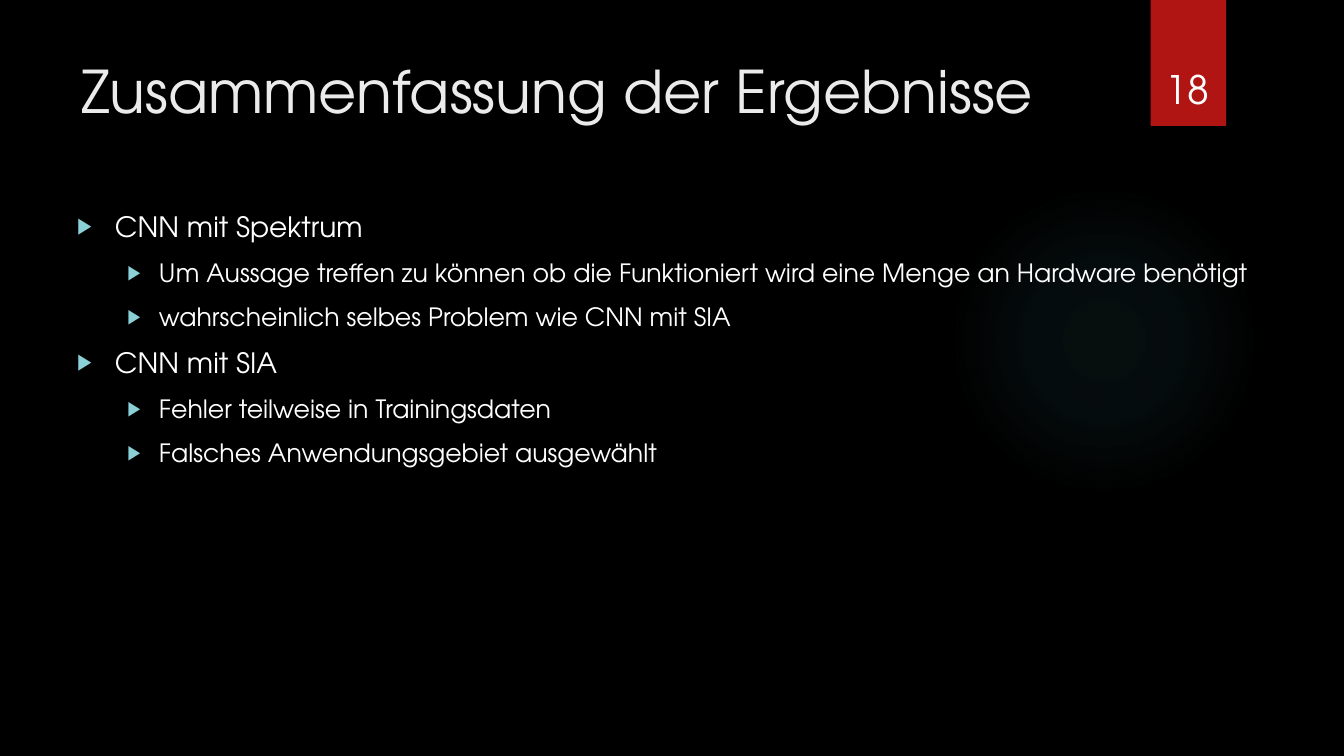
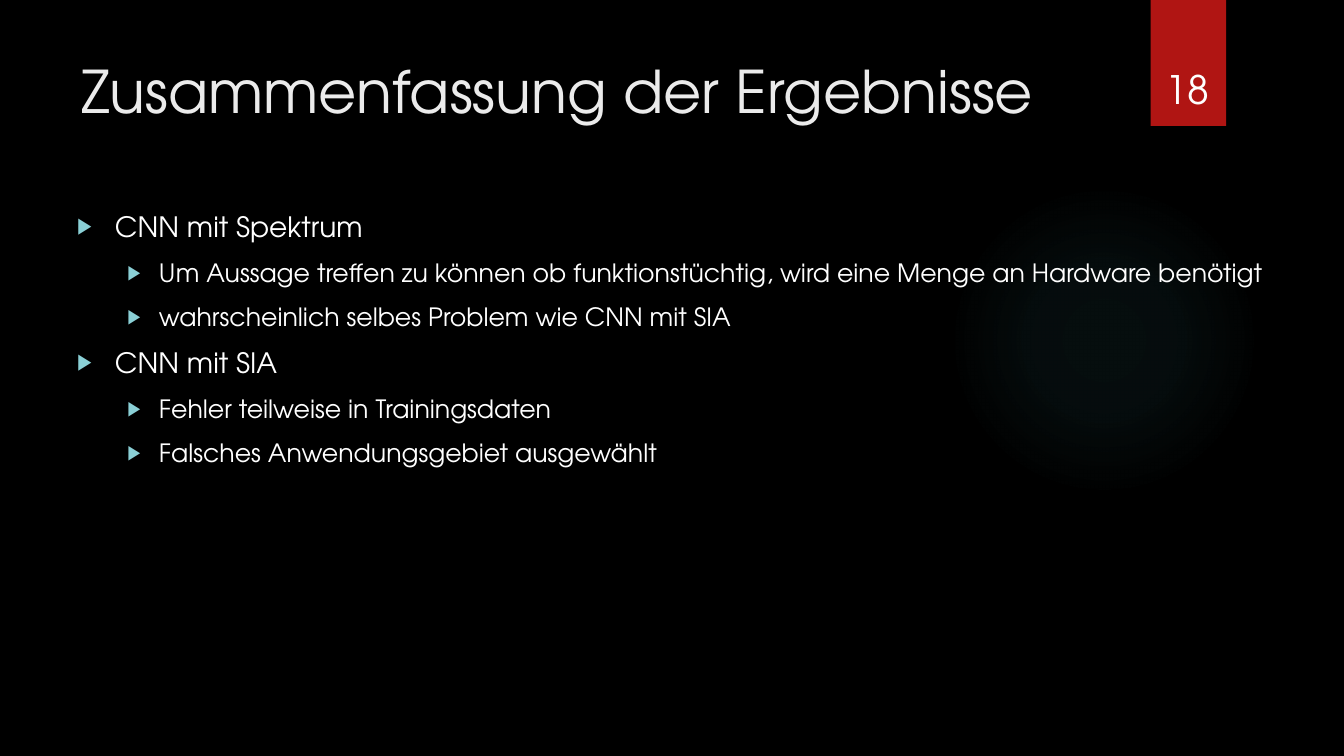
Before and after one commit to Hozeeben/Masterarbeit, a slide deck: slide 18 of Unterlagen/Masterseminar.pptx. Drawn at 1344x756 pixels with LibreOffice and Linux fonts; fonts in the diff are those of the drawing; background and template pictures are left out. Boxes give left, top, right and bottom in pixels: in the first picture for what was removed or moved away, otherwise in the second. Text is boxed around its words. In the diff, an @@ line names an element or a change of style, - is before the commit and + after.

```diff
--- a/Unterlagen/Masterseminar.pptx
+++ b/Unterlagen/Masterseminar.pptx
@@ text at [159, 263, 1262, 288]: text changed @@
-  ▶ Um Aussage treffen zu können ob die Funktioniert wird eine Menge an Hardware benötigt
+  ▶ Um Aussage treffen zu können ob funktionstüchtig, wird eine Menge an Hardware benötigt
```
Also in this commit, not shown: 9 other slides changed.
